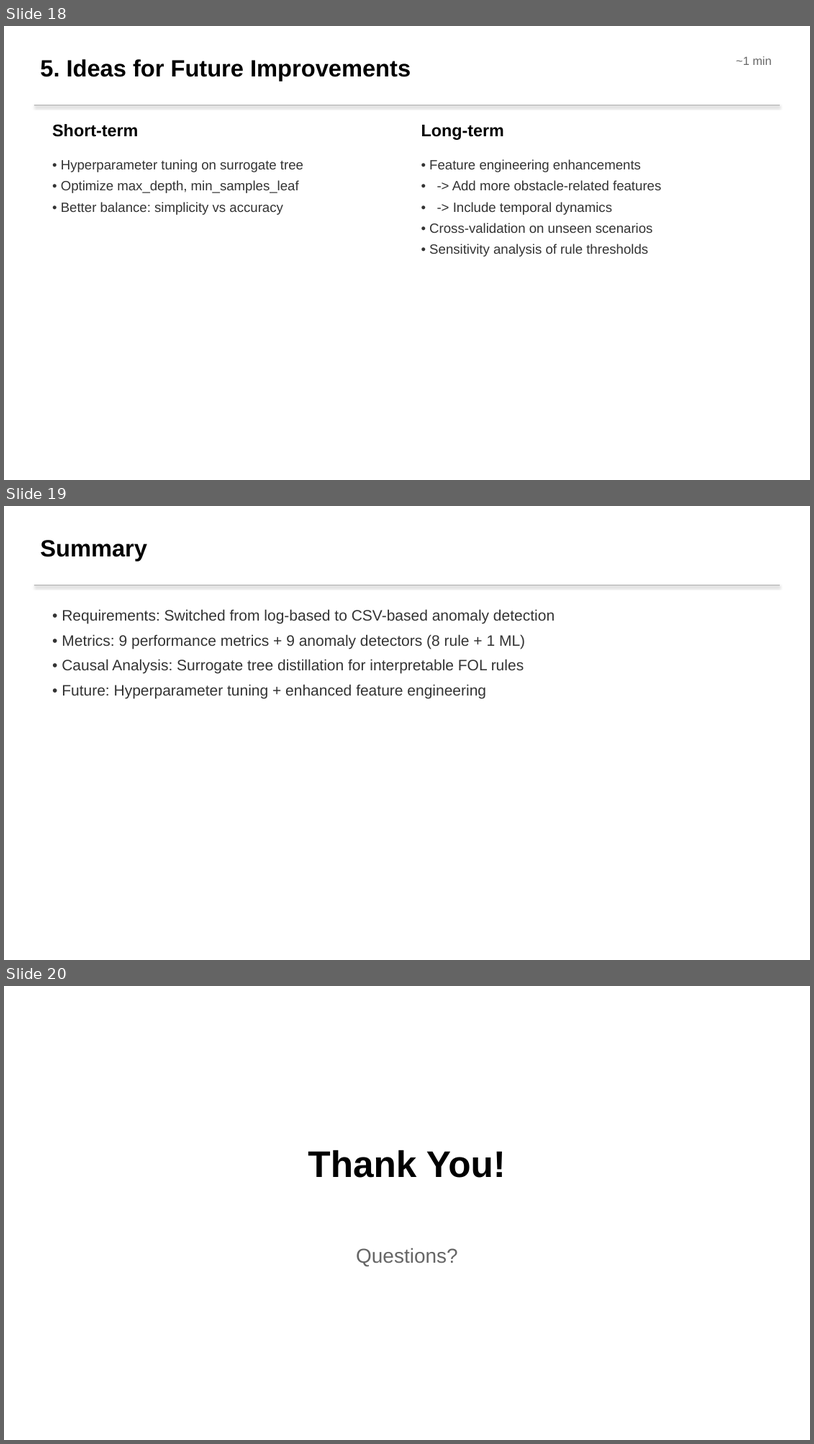
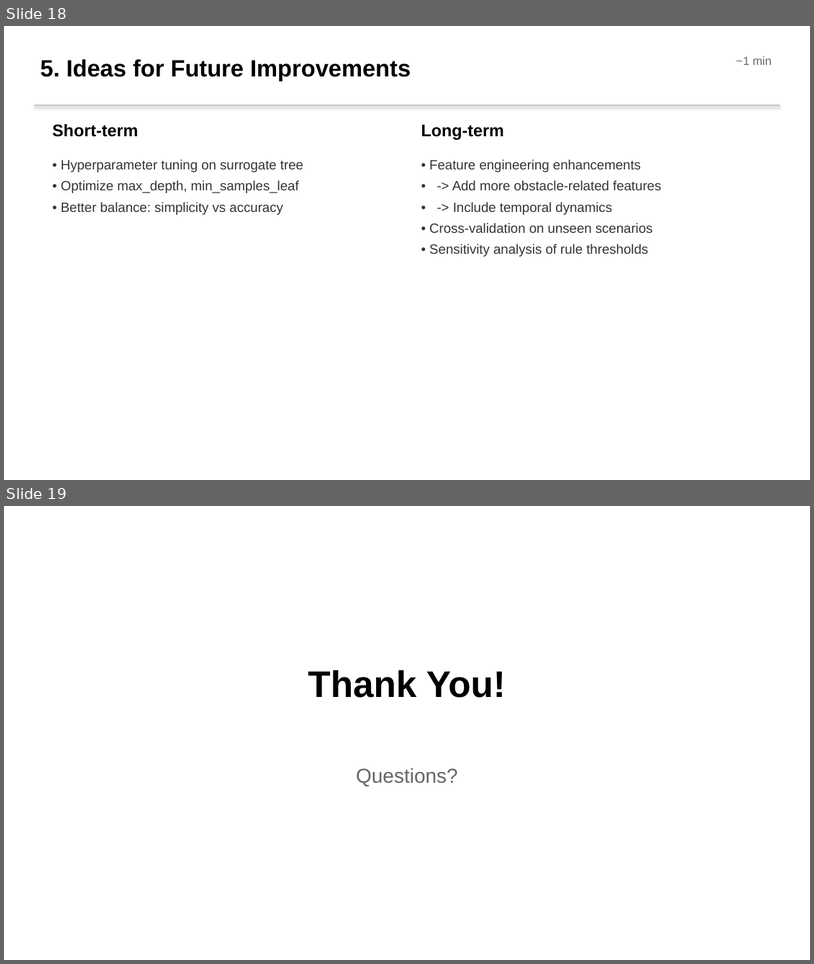
Before and after one commit to nasimpc/Robot-Navigation-Anomaly-Detection-and-Causal-Analysis, a slide deck: assignment3/Team2_Presentation.pptx. Shown one above the other, each under a label of ours: slides 18, 19 and 20 before the commit, slides 18 and 19 after it. The pictures are 814x1444 and 814x964 pixels, drawn with LibreOffice and Linux fonts; fonts in the diff are those of the drawing. Boxes give left, top, right and bottom in pixels: in the first picture for what was removed or moved away, otherwise in the second. Text is boxed around its words. In the diff, an @@ line names an element or a change of style, - is before the commit and + after.

```diff
--- a/assignment3/Team2_Presentation.pptx
+++ b/assignment3/Team2_Presentation.pptx
@@ slide 19 removed at (x1=4, y1=506, x2=810, y2=960), background #FFFFFF @@
@@ text removed at (x1=40, y1=540, x2=147, y2=561) @@
-Summary
@@ rectangle removed at (x1=34, y1=584, x2=780, y2=586) @@
@@ text removed at (x1=62, y1=609, x2=555, y2=698) @@
-• Requirements: Switched from log-based to CSV-based anomaly detection
-• Metrics: 9 performance metrics + 9 anomaly detectors (8 rule + 1 ML)
-• Causal Analysis: Surrogate tree distillation for interpretable FOL rules
-• Future: Hyperparameter tuning + enhanced feature engineering
@@ what was slide 20 is now slide 19 @@
```
Also in this commit, not shown: 3 slides changed, 2 slides added, 2 other slides removed.
